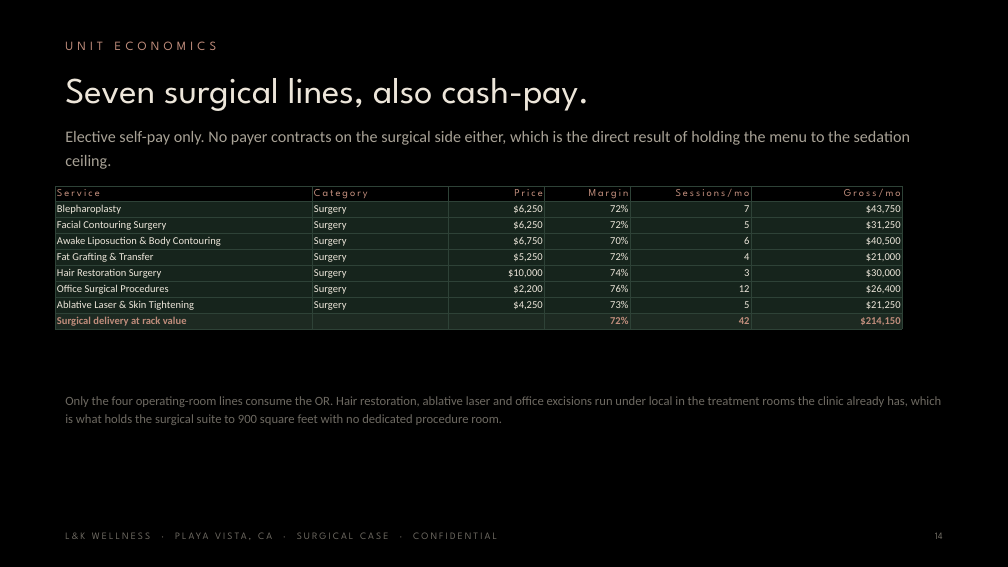
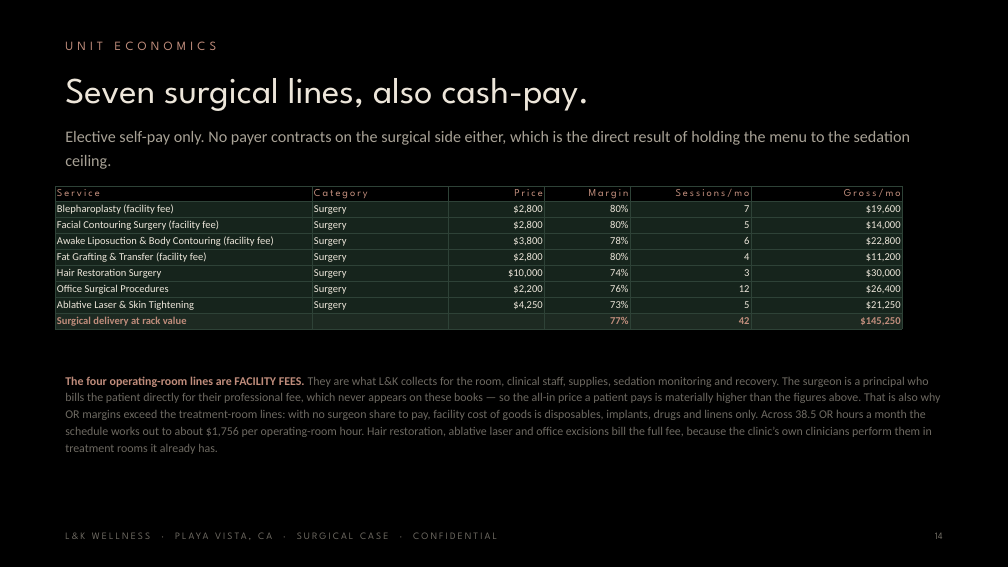
Before and after one commit to apexalpha811/lkwellness_OR, a slide deck: slide 14 of L-K-Wellness-Surgical-5.55M.pptx. Drawn at 1008x567 pixels with LibreOffice and Linux fonts; fonts in the diff are those of the drawing. Boxes give left, top, right and bottom in pixels: in the first picture for what was removed or moved away, otherwise in the second. Text is boxed around its words. In the diff, an @@ line names an element or a change of style, - is before the commit and + after.

```diff
--- a/L-K-Wellness-Surgical-5.55M.pptx
+++ b/L-K-Wellness-Surgical-5.55M.pptx
@@ table at box(55, 186, 902, 330) @@
-row 2: Blepharoplasty | Surgery | $6,250 | 72% | 7 | $43,750
+row 2: Blepharoplasty (facility fee) | Surgery | $2,800 | 80% | 7 | $19,600
-row 3: Facial Contouring Surgery | Surgery | $6,250 | 72% | 5 | $31,250
+row 3: Facial Contouring Surgery (facility fee) | Surgery | $2,800 | 80% | 5 | $14,000
-row 4: Awake Liposuction & Body Contouring | Surgery | $6,750 | 70% | 6 | $40,500
+row 4: Awake Liposuction & Body Contouring (facility fee) | Surgery | $3,800 | 78% | 6 | $22,800
-row 5: Fat Grafting & Transfer | Surgery | $5,250 | 72% | 4 | $21,000
+row 5: Fat Grafting & Transfer (facility fee) | Surgery | $2,800 | 80% | 4 | $11,200
-row 9, column 4: 72%
+row 9, column 4: 77%
-row 9, column 6: $214,150
+row 9, column 6: $145,250
@@ text at box(65, 376, 941, 454): text changed; size 9 to 8.5 pt @@
-Only the four operating-room lines consume the OR. Hair restoration, ablative laser and office excisions run under local in the treatment rooms the clinic already has, which is what holds the surgical suite to 900 square feet with no dedicated procedure room.
+The four operating-room lines are FACILITY FEES. They are what L&K collects for the room, clinical staff, supplies, sedation monitoring and recovery. The surgeon is a principal who bills the patient directly for their professional fee, which never appears on these books — so the all-in price a patient pays is materially higher than the figures above. That is also why OR margins exceed the treatment-room lines: with no surgeon share to pay, facility cost of goods is disposables, implants, drugs and linens only. Across 38.5 OR hours a month the schedule works out to about $1,756 per operating-room hour. Hair restoration, ablative laser and office excisions bill the full fee, because the clinic’s own clinicians perform them in treatment rooms it already has.
```
Also in this commit, not shown: 14 other slides changed, 4 other files.
